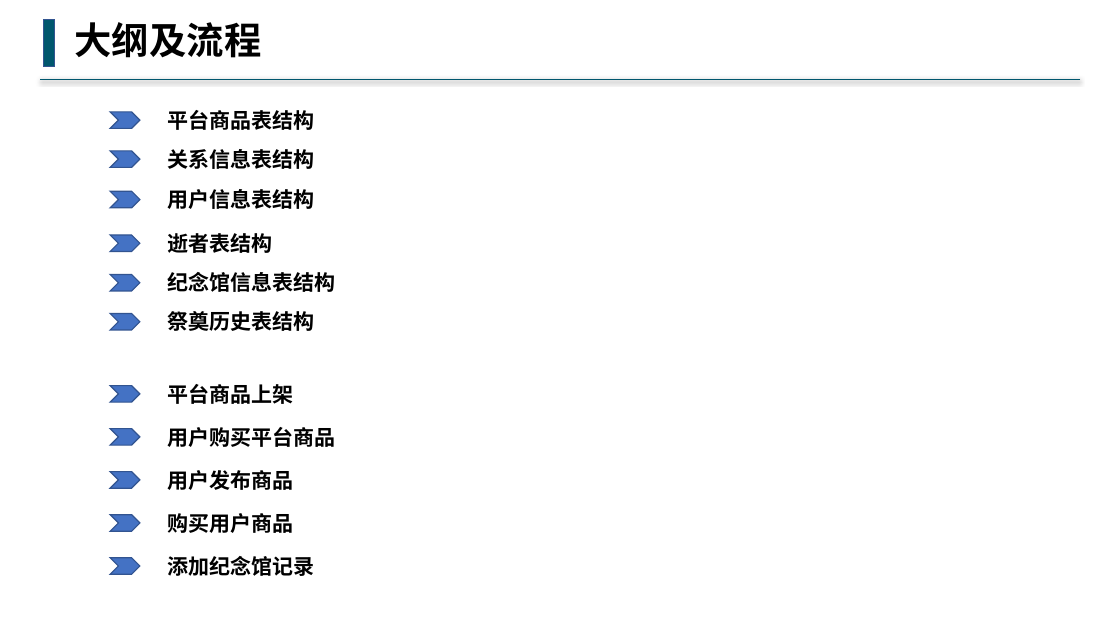
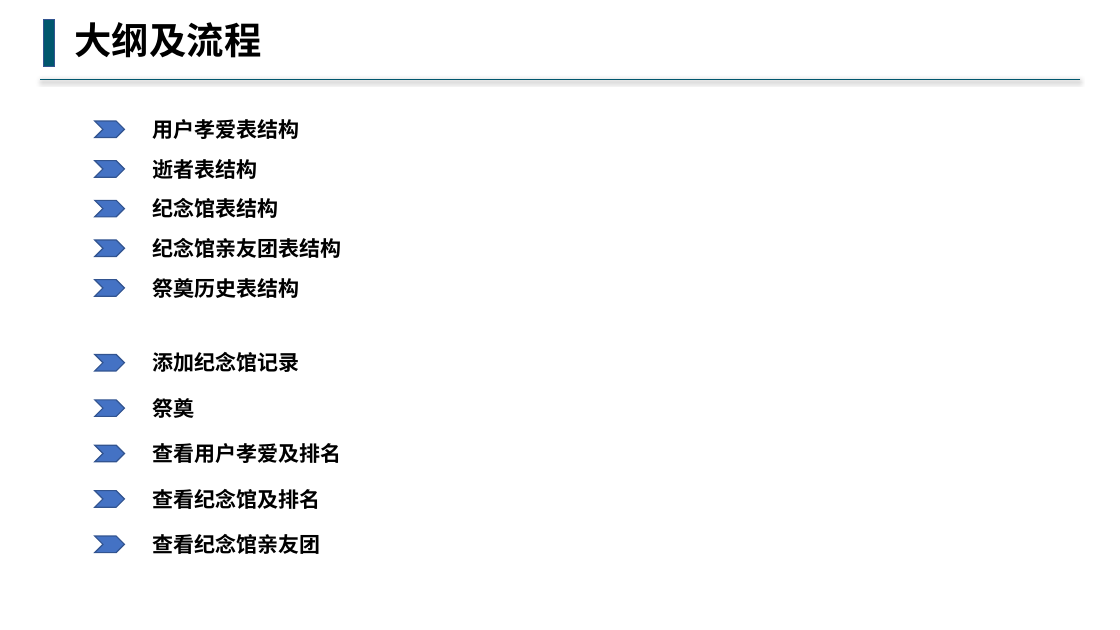
Before and after one commit to buddhachain/buddhaContract, a slide deck: slide 1 of doc/祭奠堂.pptx. Drawn at 1120x630 pixels with LibreOffice and Linux fonts; fonts in the diff are those of the drawing. Boxes give left, top, right and bottom in pixels: in the first picture for what was removed or moved away, otherwise in the second. Text is boxed around its words. In the diff, an @@ line names an element or a change of style, - is before the commit and + after.

Commit message:
祭奠堂合约修整

```diff
--- a/doc/祭奠堂.pptx
+++ b/doc/祭奠堂.pptx
@@ text at [152, 119, 299, 139]: text changed @@
-用户信息表结构
+用户孝爱表结构
@@ text removed at [168, 110, 315, 130] @@
-平台商品表结构
@@ chevron: place and size @@
-chevron at [110, 192, 139, 208]
+chevron at [95, 121, 124, 138]
@@ text removed at [168, 149, 315, 169] @@
-关系信息表结构
@@ 3 chevrons, 1 text: place and size @@
-3 chevrons, 1 text at [110, 233, 273, 330]
+3 chevrons, 1 text at [95, 159, 257, 257]
@@ chevron removed at [110, 151, 139, 168] @@
@@ text at [152, 198, 278, 218]: text changed @@
-纪念馆信息表结构
+纪念馆表结构
@@ text added at [152, 238, 341, 258], 18 pt, text #000000, bold @@
+纪念馆亲友团表结构
@@ chevron: place and size @@
-chevron at [110, 386, 139, 402]
+chevron at [95, 280, 124, 297]
@@ text "祭奠历史表结构": place and size @@
-text "祭奠历史表结构" at [168, 311, 315, 331]
+text "祭奠历史表结构" at [152, 278, 299, 298]
@@ chevron: place and size @@
-chevron at [110, 558, 139, 575]
+chevron at [95, 355, 124, 371]
@@ text "添加纪念馆记录": place and size @@
-text "添加纪念馆记录" at [168, 556, 315, 576]
+text "添加纪念馆记录" at [152, 352, 299, 372]
@@ text removed at [168, 384, 294, 404] @@
-平台商品上架
@@ chevron: place and size @@
-chevron at [110, 429, 139, 445]
+chevron at [95, 400, 124, 417]
@@ text at [152, 395, 194, 421]: text changed @@
-用户购买平台商品
+祭奠
@@ chevron: place and size @@
-chevron at [110, 472, 139, 489]
+chevron at [95, 445, 124, 462]
@@ text at [152, 443, 341, 463]: text changed @@
-用户发布商品
+查看用户孝爱及排名
@@ chevron: place and size @@
-chevron at [110, 515, 139, 532]
+chevron at [95, 491, 124, 507]
@@ text at [152, 489, 320, 509]: text changed @@
-购买用户商品
+查看纪念馆及排名
@@ chevron: place and size @@
-chevron at [110, 112, 139, 129]
+chevron at [95, 536, 124, 553]
@@ text added at [152, 534, 320, 554], 18 pt, text #000000, bold @@
+查看纪念馆亲友团
```
Also in this commit, not shown: 9 other slides changed, 1 slide added, 6 slides removed, 3 other files.
